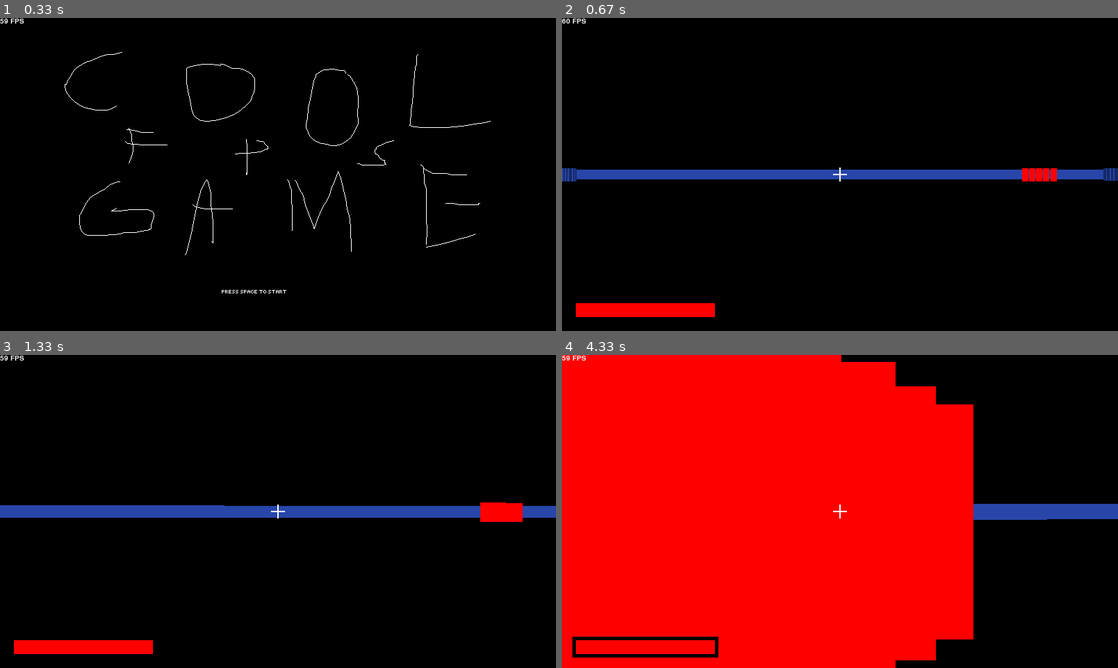
Above: before the commit, frames 1-4 (two rows, left to right).
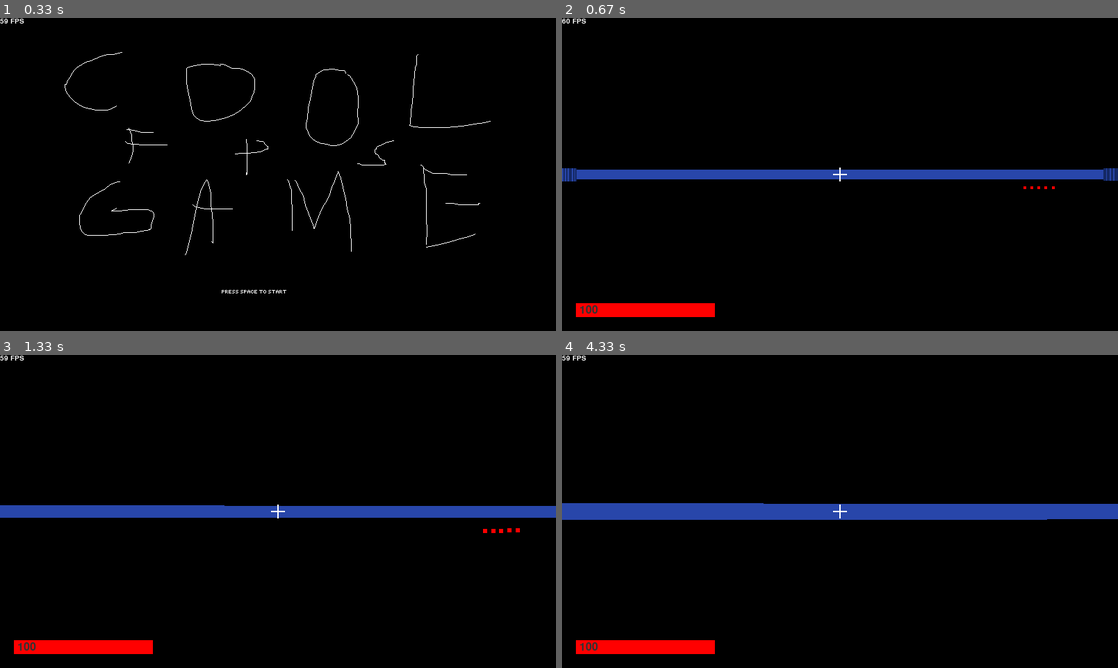
Above: after the commit, the same moments.

Repository: MuhDash73/pygame_fps
Game: pygame game, started from main.py
Same seed, same stepped clock (60 frames per second), same inputs: the game is played once before the commit and once after it.
Inputs:
- Up to frame 1 (0.33 s): no input
- Up to frame 2 (0.67 s): tap Space at 0.33 s
- Up to frame 3 (1.33 s): hold Right 0.67-1.13 s; tap Space at 0.73, 1.03, 1.23 s; hold Up from 1.17 s (still down); hold W from 1.17 s (still down)
- Up to frame 4 (4.33 s): release Up at 1.47 s; release W at 1.47 s; hold Right 1.5-1.97 s; hold D 1.5-1.97 s; tap Space at 1.57, 1.87, 2.07, 2.37, 2.63, 2.97, 3.27, 3.4, 3.8, 4.1 s; hold Left 2-2.53 s; hold A 2-2.53 s; hold Down 2.57-2.87 s; hold S 2.57-2.87 s; hold Left 2.9-3.3 s; hold A 2.9-3.3 s; hold Up 3.33-3.7 s; hold W 3.33-3.7 s; hold Right from 3.73 s (still down); hold D from 3.73 s (still down)

Frame 1 is identical in both runs. In frame 2, 0.3% of the frame differs, in the area x 3-89%, y 48-95%; in frame 3, 0.6%; in frame 4, 69%, in the area x 0-74%, y 0-100%.

Commit message:
gave enemy health system and started enemy heights

Diff:
--- a/bullet.py
+++ b/bullet.py
@@ -31,14 +31,18 @@
                 self.z += self.speed * ((self.player.up_direction * abs(self.player.up_direction)) / 1800)
             self.rect.center = (self.x, self.y)
             for enemy in pygame.sprite.spritecollide(self, self.enemies, False):
-                try:
-                    if enemy.bottom < self.z < enemy.top:
+                if not enemy.immune:
+                    try:
+                        if enemy.bottom < self.z < enemy.top:
+                            enemy.hp -= 1
+                            enemy.immune = True
+                    except:
+                        enemy.hp -= 1
+                        enemy.immune = True
+                        #print(self.z)
+                    if enemy.hp <= 0:
                         enemy.alive = False
                         enemy.kill()
-                except:
-                    enemy.alive = False
-                    enemy.kill()
-                    #print(self.z)
             try:
                 if self.raycastables[int(self.y/TILESIZE)][int(self.x/TILESIZE)] == 1:
                     hit = True
--- a/enemy.py
+++ b/enemy.py
@@ -1,4 +1,5 @@
 import pygame
+import random
 from math import *
 from settings import *
 from debug import debug
@@ -17,6 +18,8 @@
         self.speed = 0.9
         self.obstacle_sprites = obstacle_sprites
         self.player = player
+        self.hp = 1
+        self.immune = False
         self.alive = True
 
     def add_seenenemy(self, seenenemy):
@@ -71,6 +74,7 @@
             #print(self.player.hp)
 
     def update(self, *others):
+        self.immune = False
         self.move()
         self.damage_player()
 
@@ -80,10 +84,13 @@
 class SeenEnemy(pygame.sprite.Sprite):
     def __init__(self, enemy, groups, player):
         super().__init__(groups)
-        self.width = 45
-        self.height = self.width * 2
-        self.image = pygame.Surface((20,40))
-        self.ground = 4
+        self.type = random.choice(["normal", "high", "low"])
+        self.type = "high"
+        list = enemy_heights[self.type]
+        self.width = list[0]
+        self.height = list[1]
+        self.image = pygame.Surface(list[2])
+        self.ground = list[3]
         self.image.fill("red")
         self.player = player
         self.rect = self.image.get_rect(center = (0,0))
--- a/main.py
+++ b/main.py
@@ -96,6 +96,14 @@
 
 
 '''
-change enemy spawns
-add HP bar
+enemy types:
+
+
+
+enemy heights:
+    normal
+    high
+    low
+
+make enemy have different types + heights
 '''
--- a/other_visible_sprites.py
+++ b/other_visible_sprites.py
@@ -15,11 +15,30 @@
         self.image.fill("red")
         self.background = HealthBarBackground(self.rect, 5, groups)
         super().__init__(groups)
+        self.number = HealthBarNumber(self.player, self.rect, groups)
 
     def update(self, others):
-        self.image = pygame.Surface((self.player.hp*2, 20))
+        if self.player.hp > 0:
+            self.image = pygame.Surface((self.player.hp*2, 20))
+        else:
+            self.image = pygame.Surface((0, 20))
         self.rect = self.image.get_rect(bottomleft = (20, HEIGHT-20))
         self.image.fill("red")
+
+class HealthBarNumber(pygame.sprite.Sprite):
+    def __init__(self, player, old_rect, groups):
+        super().__init__(groups)
+        self.player = player
+        self.old_rect = old_rect
+        self.font = pygame.font.Font(None, 24)
+        self.image = self.font.render(str(self.player.hp), True, "grey")
+        self.rect = self.image.get_rect(midleft = (self.old_rect.left + 5, self.old_rect.centery))
+
+    def update(self, others):
+        num = 50
+        self.image = self.font.render(str(self.player.hp), True, (num, num, num))
+        self.rect = self.image.get_rect(midleft = (self.old_rect.left + 5, self.old_rect.centery))
+        self.image.blit(self.image, self.rect)
 
 class HealthBarBackground(pygame.sprite.Sprite):
     def __init__(self, oldrect, increase, groups):
--- a/settings.py
+++ b/settings.py
@@ -3,4 +3,9 @@
 HEIGHT = 450
 CENTER = (WIDTH // 2, HEIGHT // 2)
 TILESIZE = 1
-RENDER_DISTANCE = 50
+RENDER_DISTANCE = 5
+
+enemy_heights = {
+    "normal" : [45, 90, (20,40), 4],
+    "high" : [20, 20, (9,9), 90],
+    "low" : [20, 20, (9,9), 4]}
